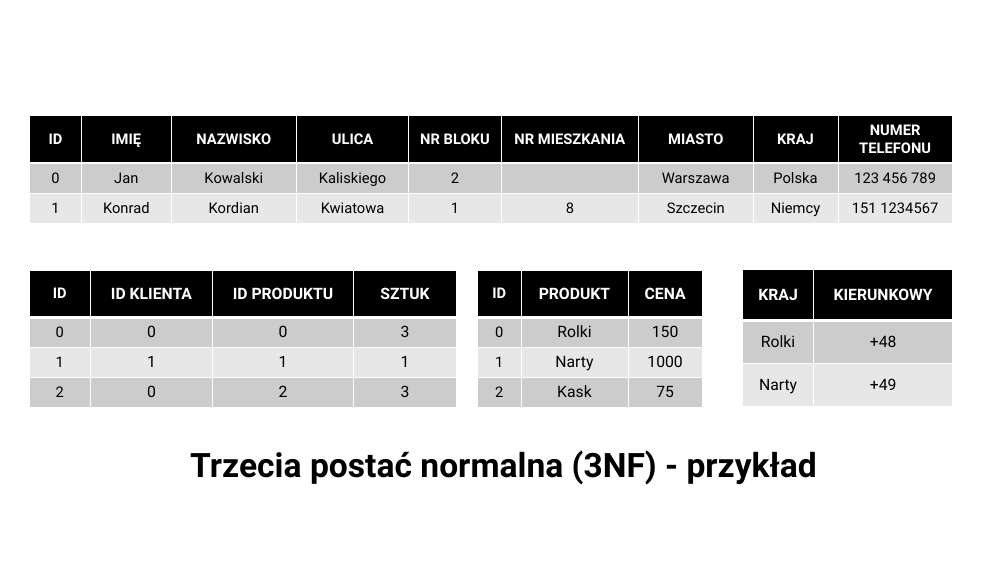
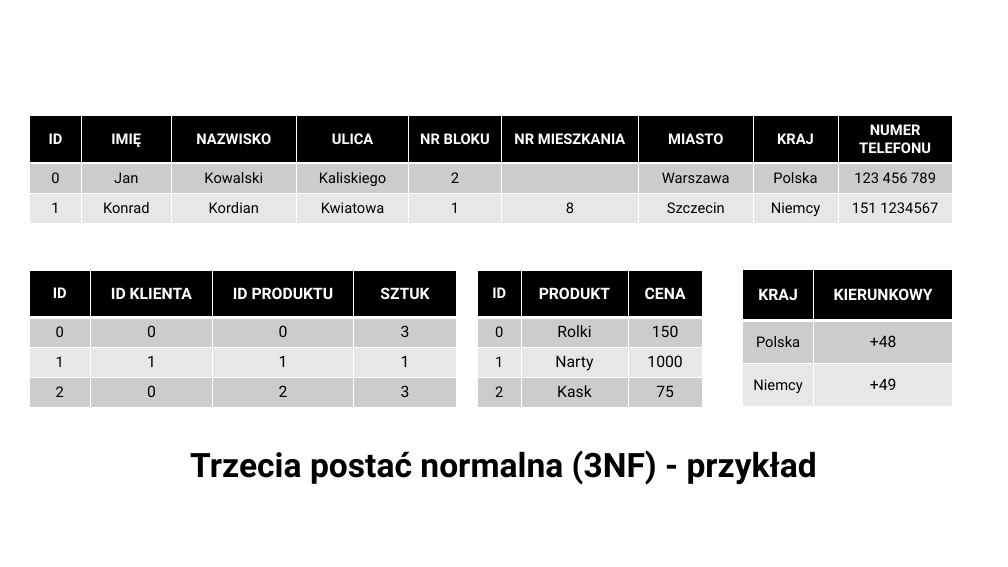
Before and after one commit to Joberooo/Joberooo.github.io, a slide deck: slide 15 of subjects/WWW/Bazy danych - 2 zajęcia.pptx. Drawn at 1008x567 pixels with LibreOffice and Linux fonts; fonts in the diff are those of the drawing. Boxes give left, top, right and bottom in pixels: in the first picture for what was removed or moved away, otherwise in the second. Text is boxed around its words. In the diff, an @@ line names an element or a change of style, - is before the commit and + after.

```diff
--- a/subjects/WWW/Bazy danych - 2 zajęcia.pptx
+++ b/subjects/WWW/Bazy danych - 2 zajęcia.pptx
@@ table at [743, 270, 953, 407] @@
-row 2, column 1: Rolki
+row 2, column 1: Polska
-row 3, column 1: Narty
+row 3, column 1: Niemcy
```
Also in this commit, not shown: 1 slide removed, 1 other file.
